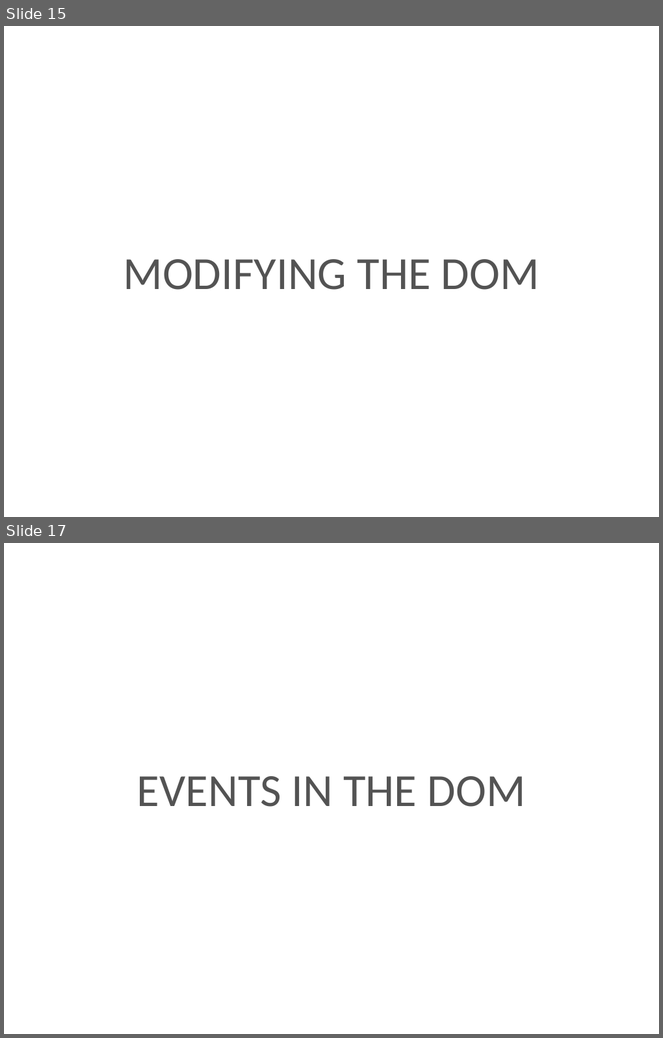
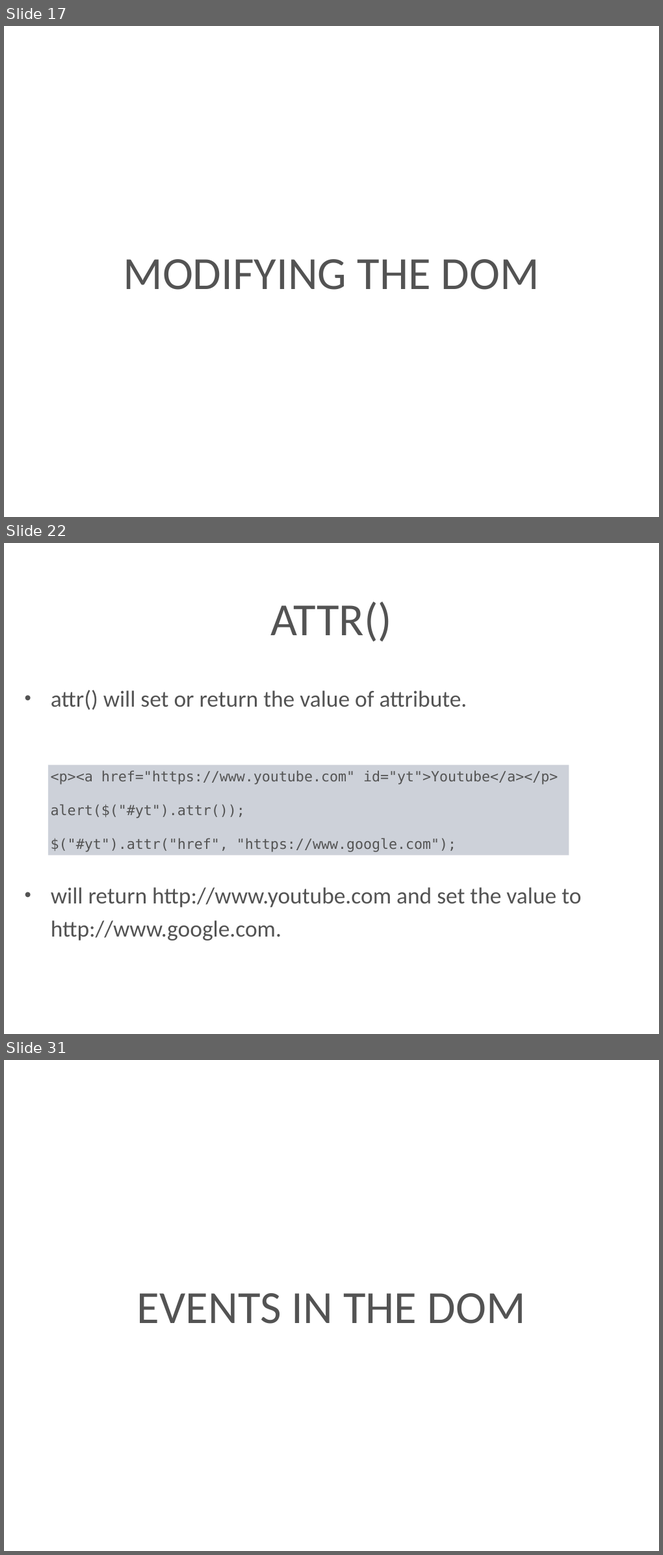
Before and after one commit to kenton-steiner18/Techtasks, a slide deck: presentation/jQuery.pptx. Shown one above the other, each under a label of ours: slides 15 and 17 before the commit, slides 17, 22 and 31 after it; the slides between them are not shown. The pictures are 663x1038 and 663x1555 pixels, drawn with LibreOffice and Linux fonts; fonts in the diff are those of the drawing; background and template pictures are left out. Boxes give left, top, right and bottom in pixels: in the first picture for what was removed or moved away, otherwise in the second. Text is boxed around its words. In the diff, an @@ line names an element or a change of style, - is before the commit and + after.

```diff
--- a/presentation/jQuery.pptx
+++ b/presentation/jQuery.pptx
@@ slide 22 added at <box>4,543,659,1034</box>, background picture (left out) @@
@@ title added at <box>271,601,393,642</box>, 72 pt, text #535353 @@
+ATTR()
@@ text added at <box>51,690,581,941</box>, 36 pt, text #535353 @@
+• attr() will set or return the value of attribute.
+• will return http://www.youtube.com and set the value to http://www.google.com.
@@ rectangle added at <box>48,765,570,856</box>, fill #9DA5B4 at 50% opacity, 22 pt, text #535353 @@
+<p><a href="https://www.youtube.com" id="yt">Youtube</a></p>
+alert($("#yt").attr());
+$("#yt").attr("href", "https://www.google.com");
@@ what was slide 15 is now slide 17 @@
@@ what was slide 17 is now slide 31 @@
```
Also in this commit, not shown: 2 slides changed, 14 other slides added, 1 slide removed.
